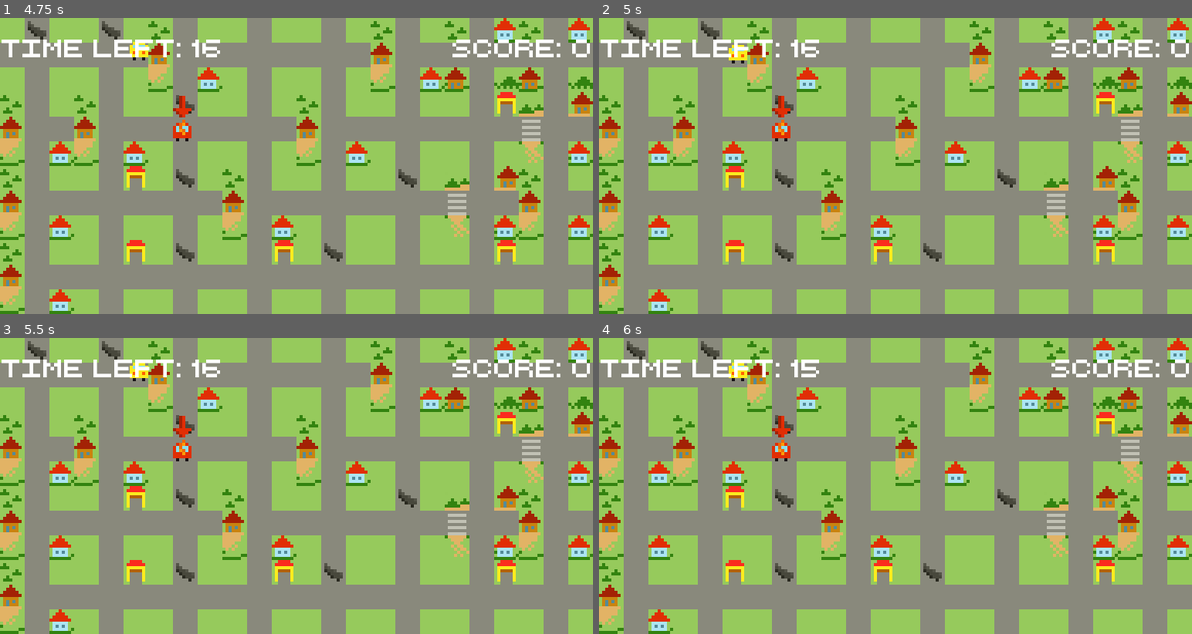
Above: before the commit, frames 1-4 (two rows, left to right).
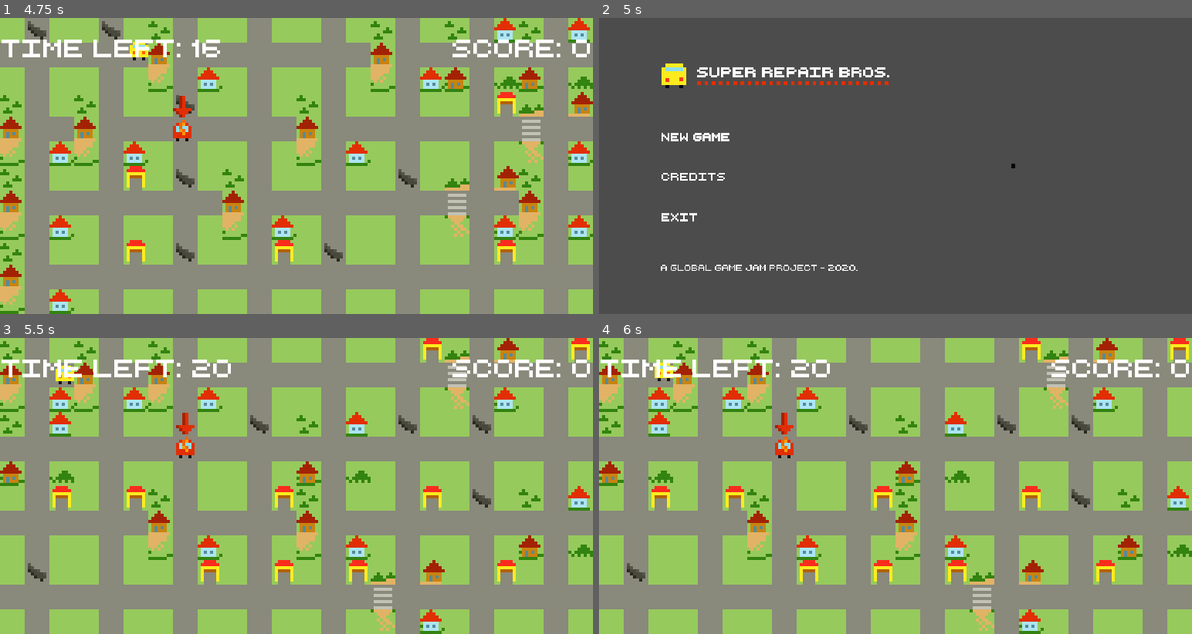
Above: after the commit, the same moments.

Repository: super-repair-bros/super-repair-bros
Game: Godot game, scene res://Scenes/TitleScreen/TitleScreen.tscn
Same seed, same stepped clock (60 frames per second), same inputs: the game is played once before the commit and once after it.
Inputs (mouse positions are in pixels of both pictures, inside the frame that each line leads up to):
- Up to frame 1 (4.75 s): click (177, 136) at 0.5 s; tap Enter at 1.25, 4.25 s; hold D (right) 1.28-2.03 s; hold S (down) 2.03-2.78 s; hold D (right) 2.78-3.53 s; tap Space at 3.5 s; hold W (up) 3.53-4.28 s; hold A (left) from 4.28 s (still down)
- Up to frame 2 (5 s): keep holding A (left); tap Escape (ui_cancel) at 4.9 s
- Up to frame 3 (5.5 s): release A (left) at 5 s; click (177, 456) at 5.02 s
- Up to frame 4 (6 s): hold A (left) from 5.78 s (still down)

Frame 1 is identical in both runs. In frame 2, 100% of the frame differs, in the area x 0-100%, y 0-100%; in frame 3, 18%; in frame 4, 18%.

Commit message:
fix going back to title screen on esc

Diff:
--- a/Scenes/level/tiles.gd
+++ b/Scenes/level/tiles.gd
@@ -31,10 +31,9 @@
 				if randnum == 2:
 					set_cell(lvlx, lvly, 4)
 
-# I don't know why it does not work...
-#func _input(_event):
-#	if Input.is_action_pressed("KEY_ESCAPE"):
-#		get_tree().change_scene("res://Scenes/TitleScreen/TitleScreen.tscn")
+func _input(event):
+	if event.is_action_pressed("ui_cancel"):
+		get_tree().change_scene("res://Scenes/TitleScreen/TitleScreen.tscn")
 
 func _on_WrackSpawnTimer_timeout():
 	pass
